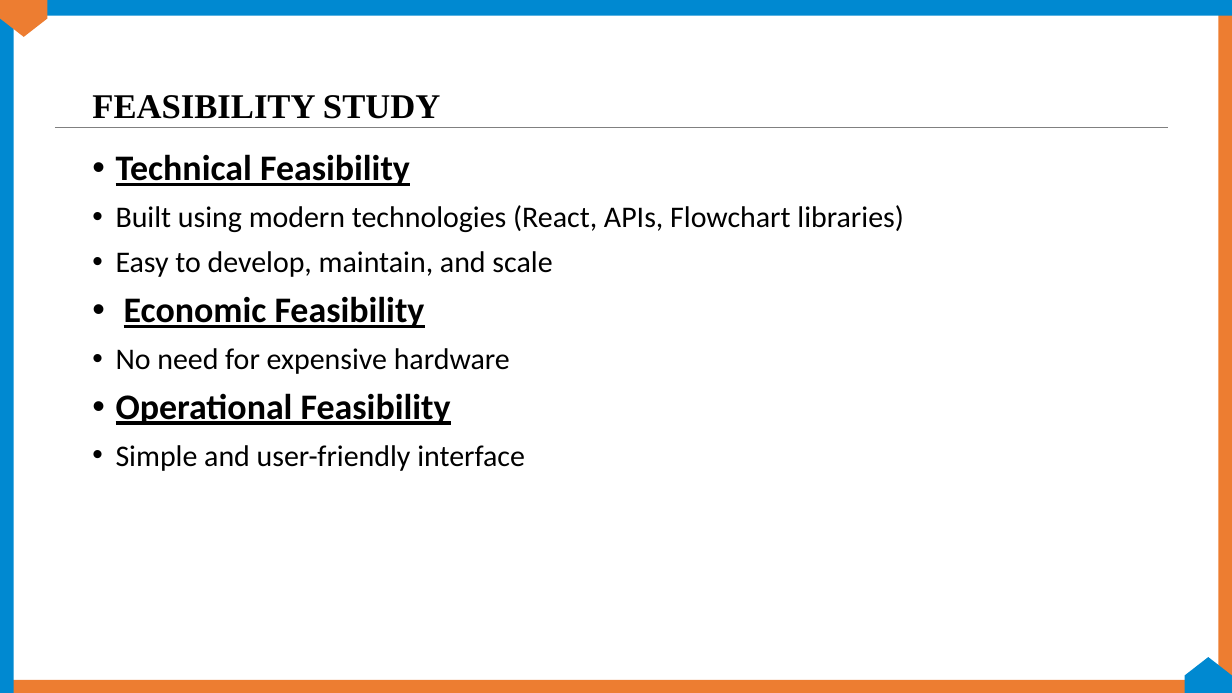
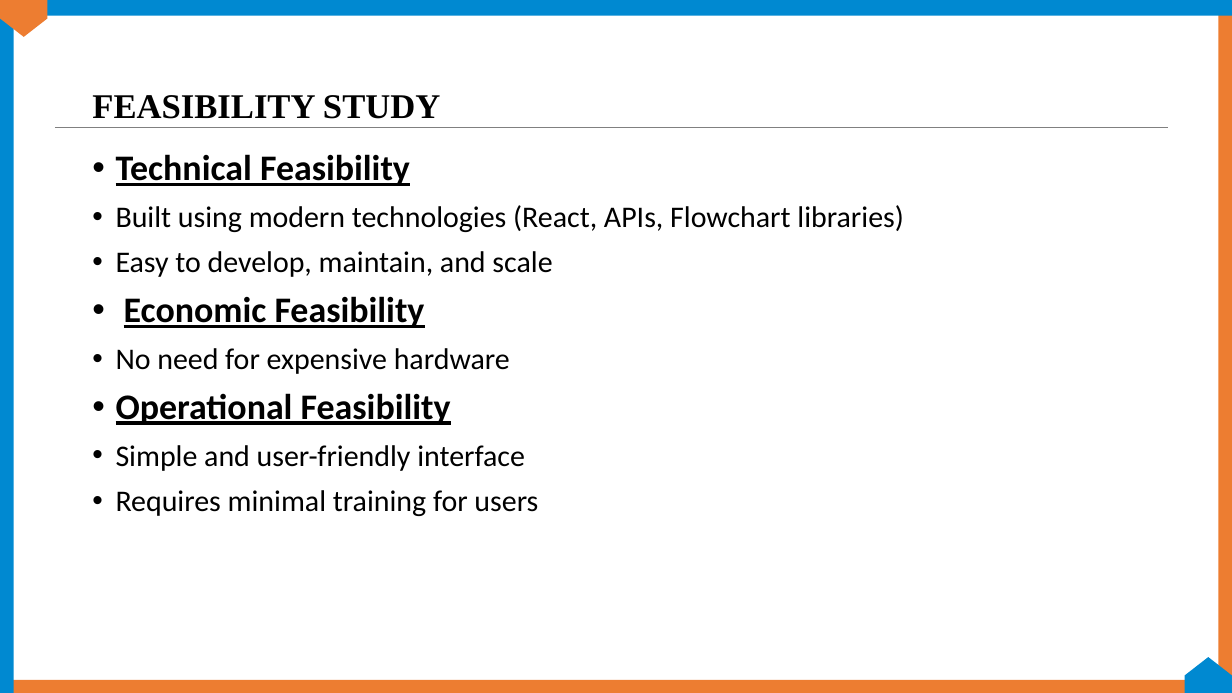
Before and after one commit to projectragsy5-a11y/code_to_visualizer, a slide deck: slide 3 of RAGSY- CODE_TO_VISUALIZER.pptx. Drawn at 1232x693 pixels with LibreOffice and Linux fonts; fonts in the diff are those of the drawing; background and template pictures are left out. Boxes give left, top, right and bottom in pixels: in the first picture for what was removed or moved away, otherwise in the second. Text is boxed around its words. In the diff, an @@ line names an element or a change of style, - is before the commit and + after.

```diff
--- a/RAGSY- CODE_TO_VISUALIZER.pptx
+++ b/RAGSY- CODE_TO_VISUALIZER.pptx
@@ text at <box>116,490,538,516</box>: paragraph added @@
+• Requires minimal training for users
```
Also in this commit, not shown: 3 other slides changed, 4 slides added, 3 slides removed, 8 other files.
